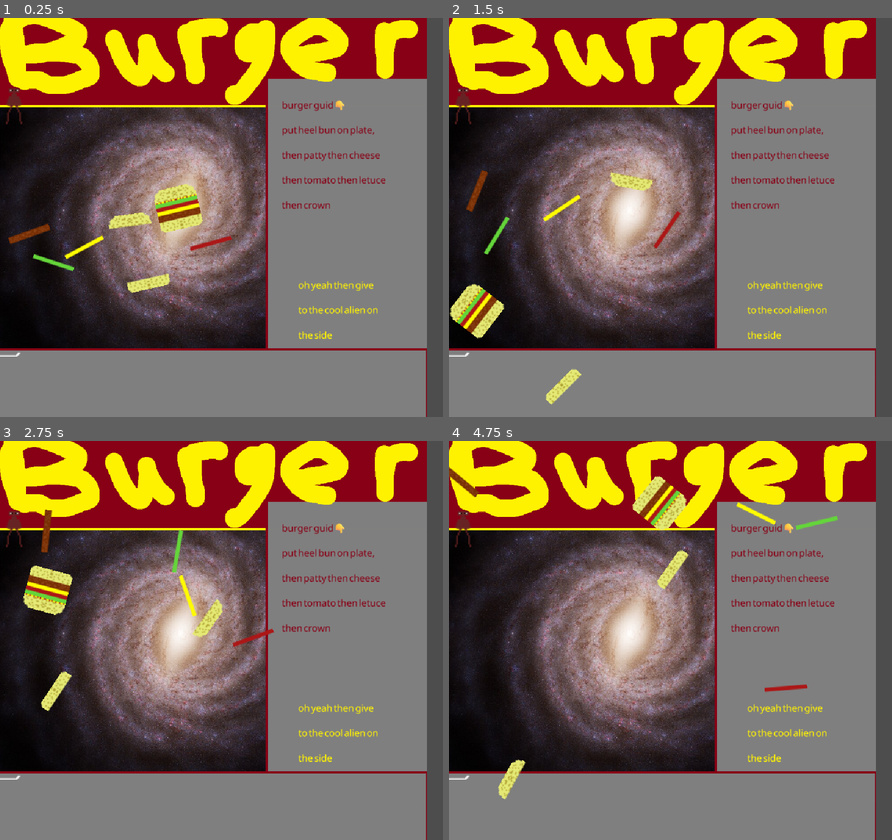
Above: before the commit, frames 1-4 (two rows, left to right).
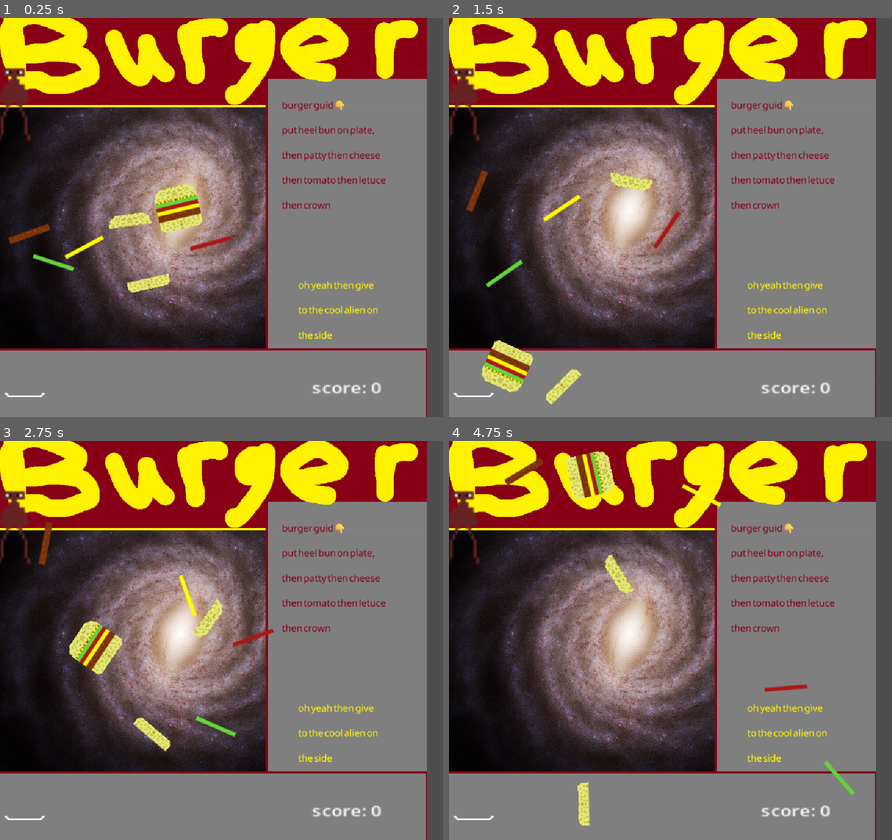
Above: after the commit, the same moments.

Repository: dylan-g-power/kiwihacks-2026-gambling-addicts-slot-machine
Game: Godot game, scene res://base game.tscn
Two runs of this game, one before a commit and one after it. Both use one fixed random seed, a clock stepped at 60 frames per second and the inputs below.
Inputs (mouse positions are in pixels of both pictures, inside the frame that each line leads up to):
- Up to frame 1 (0.25 s): no input
- Up to frame 2 (1.5 s): drag from (635, 209) to (449, 345) at 0.52 s; drag from (546, 213) to (449, 345) at 1.27 s
- Up to frame 3 (2.75 s): move the mouse to (243, 576) at 2.02 s; click (243, 576) at 2.17 s
- Up to frame 4 (4.75 s): drag from (506, 688) to (462, 528) at 2.77 s; drag from (697, 484) to (692, 640) at 3.52 s; drag from (502, 460) to (604, 540) at 4.27 s

The runs differ from the first frame. In frame 1, 0.8% of the frame differs, in the area x 0-87%, y 12-95%; in frame 2, 3.1%; in frame 3, 3.7%; in frame 4, 4.6%, in the area x 0-92%, y 2-97%.

Commit message:
ok im done i think

Diff:
--- a/backup in case we fail/test-i-hope-we-arent-fucked/base game.tscn
+++ b/backup in case we fail/test-i-hope-we-arent-fucked/base game.tscn
@@ -13,6 +13,7 @@
 [ext_resource type="Texture2D" uid="uid://cp3obqtric76y" path="res://sprites_aliens0.png" id="11_l5dsx"]
 [ext_resource type="Script" uid="uid://cgnnsgypg5c1g" path="res://customerscript.gd" id="12_trqcu"]
 [ext_resource type="Texture2D" uid="uid://b7b61ukujrvwl" path="res://shitty background.png" id="13_obrmr"]
+[ext_resource type="Script" uid="uid://dm408sqgpju11" path="res://label.gd" id="14_36ujt"]
 
 [sub_resource type="RectangleShape2D" id="RectangleShape2D_6sj1v"]
 size = Vector2(31, 21)
@@ -53,7 +54,7 @@
 position = Vector2(-10, 58)
 
 [node name="StaticBody2D" type="StaticBody2D" parent="." unique_id=446888187]
-position = Vector2(-499.00003, 266)
+position = Vector2(-444, 357)
 scale = Vector2(3, 3)
 
 [node name="Sprite2D" type="Sprite2D" parent="StaticBody2D" unique_id=1098305933]
@@ -72,6 +73,7 @@
 
 [node name="StaticBody2D2" type="StaticBody2D" parent="." unique_id=485729552]
 position = Vector2(-468, -246)
+scale = Vector2(2, 2)
 
 [node name="Sprite2D" type="Sprite2D" parent="StaticBody2D2" unique_id=843075098]
 scale = Vector2(3, 3)
@@ -94,5 +96,15 @@
 position = Vector2(-54, -16)
 texture = ExtResource("13_obrmr")
 
+[node name="Label" type="Label" parent="." unique_id=1211050207]
+offset_left = 204.0
+offset_top = 358.0
+offset_right = 264.0
+offset_bottom = 381.0
+scale = Vector2(2.639999, 2.1599998)
+text = "score: 0"
+script = ExtResource("14_36ujt")
+
 [connection signal="body_entered" from="StaticBody2D/Area2D" to="StaticBody2D/Sprite2D" method="_on_area_2d_body_entered"]
+[connection signal="burgerserved" from="StaticBody2D2/Sprite2D" to="Label" method="_on_sprite_2d_burgerserved"]
 [connection signal="body_entered" from="StaticBody2D2/Area2D" to="StaticBody2D2/Sprite2D" method="_on_area_2d_body_entered"]
--- a/backup in case we fail/test-i-hope-we-arent-fucked/burger/scripts/sprite_2d.gd
+++ b/backup in case we fail/test-i-hope-we-arent-fucked/burger/scripts/sprite_2d.gd
@@ -7,7 +7,14 @@
 	preload("res://burger/sprites/burger-17.png.png"),
 	preload("res://burger/sprites/burger-18.png.png"),
 	preload("res://burger/sprites/burger-19.png.png"),]
-var scene_to_instance = preload("res://burger/models/full_burger.tscn")
+var burger_to_instance = preload("res://burger/models/full_burger.tscn")
+var heel_to_instance = preload("res://burger/models/heel bun.tscn")
+var lettuce_to_instance = preload("res://burger/models/lettuce.tscn")
+var cheese_to_instance = preload("res://burger/models/cheese.tscn")
+var patty_to_instance = preload("res://burger/models/patty.tscn")
+var tomato_to_instance = preload("res://burger/models/tomato.tscn")
+var crown_to_instance = preload("res://burger/models/crown bun.tscn")
+
 
 func _on_area_2d_body_entered(body: Node2D) -> void:
 	if stage == 1:
@@ -44,10 +51,29 @@
 			stage=6
 	if stage == 6:
 		if body.is_in_group("crown"):
-			print('yeah its a crown')
+			print('yeah its a crow gang')
 			body.queue_free()
 			texture=skins[0]
-			stage=1
-			var borgar = scene_to_instance.instantiate()
+
+			var borgar = burger_to_instance.instantiate()
 			borgar.position = Vector2() # Set position
 			add_child(borgar) # Add to scene tree
+			var lettuce = lettuce_to_instance.instantiate()
+			var cheese = cheese_to_instance.instantiate()
+			var tomato = tomato_to_instance.instantiate()
+			var patty = patty_to_instance.instantiate()
+			var heel = heel_to_instance.instantiate()
+			var crown = crown_to_instance.instantiate()
+			lettuce.position = Vector2(randi_range(-100,100),randi_range(-100,100))
+			cheese.position = Vector2(randi_range(-100,100),randi_range(-100,100))
+			tomato.position = Vector2(randi_range(-100,100),randi_range(-100,100))
+			patty.position = Vector2(randi_range(-100,100),randi_range(-100,100))
+			heel.position = Vector2(randi_range(-100,100),randi_range(-100,100))
+			crown.position = Vector2(randi_range(-100,100),randi_range(-100,100))
+			get_parent().get_parent().add_child(lettuce)
+			get_parent().get_parent().add_child(cheese)
+			get_parent().get_parent().add_child(tomato)
+			get_parent().get_parent().add_child(patty)
+			get_parent().get_parent().add_child(heel)
+			get_parent().get_parent().add_child(crown)
+			stage=1
--- /dev/null
+++ b/backup in case we fail/test-i-hope-we-arent-fucked/label.gd
@@ -0,0 +1,7 @@
+extends Label
+var score: int = 0
+
+
+func _on_sprite_2d_burgerserved() -> void:
+	score += 1
+	text = "score: %d" % score
--- a/backup in case we fail/test-i-hope-we-arent-fucked/project.godot
+++ b/backup in case we fail/test-i-hope-we-arent-fucked/project.godot
@@ -1,16 +1,8 @@
-; Engine configuration file.
-; It's best edited using the editor UI and not directly,
-; since the parameters that go here are not all obvious.
-;
-; Format:
-;   [section] ; section goes between []
-;   param=value ; assign values to parameters
-
 config_version=5
 
 [application]
 
-config/name="test i hope we arent fucked"
+config/name="backup project zerog burger assembly"
 run/main_scene="uid://bmkguj65ge1gq"
 config/features=PackedStringArray("4.7", "GL Compatibility")
 config/icon="res://icon.svg"
Not shown, added: backup in case we fail/test-i-hope-we-arent-fucked/label.gd.uid
